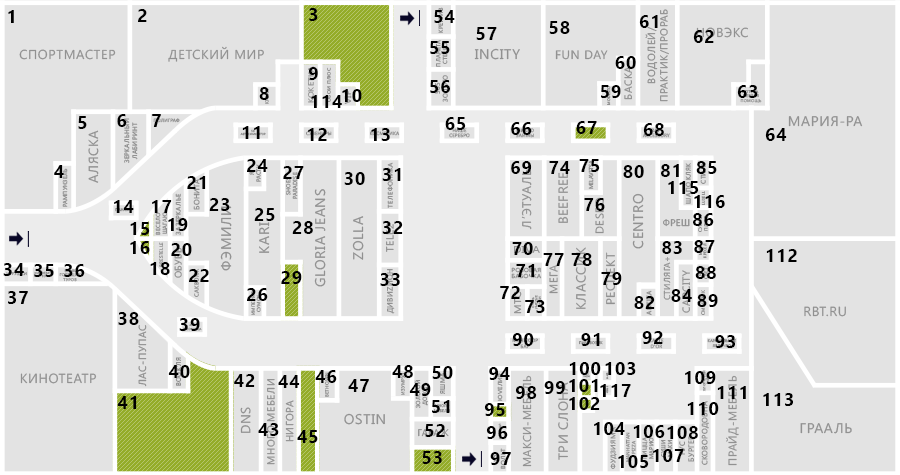
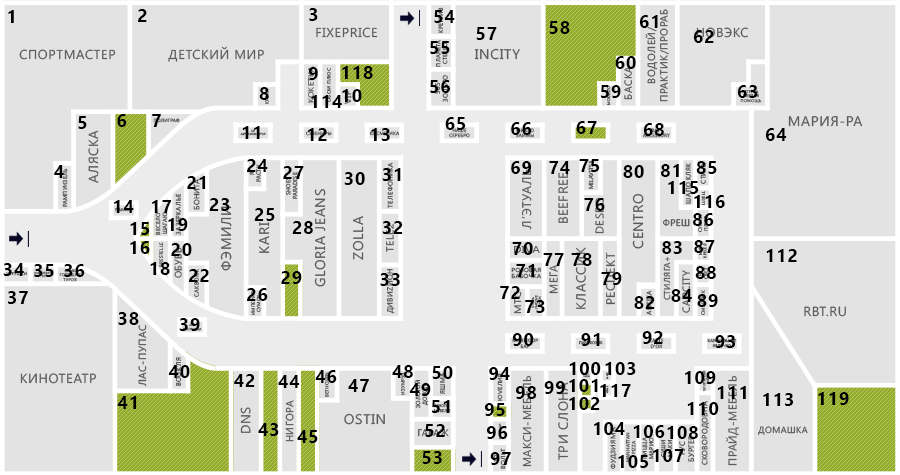
Comparing the layer stacks of the two 900 x 475 images. Changes:
added layer "119" in group "нум" over [818, 392, 849, 405]
added layer "118" in group "нум" over [342, 66, 373, 79]
removed layer "Слой 2" (was 60%) from group "коре" over [6, 7, 863, 469]
removed layer "Слой 3" from group "коре" over [6, 5, 896, 472]
removed layer "Слой 4" from group "коре" over [6, 5, 896, 472]
added layer "Слой 7" in group "коре" over [6, 7, 863, 469]
added layer "Слой 5" in group "коре" over [6, 5, 896, 472]
added layer "Слой 6" in group "коре" over [6, 5, 896, 472]
